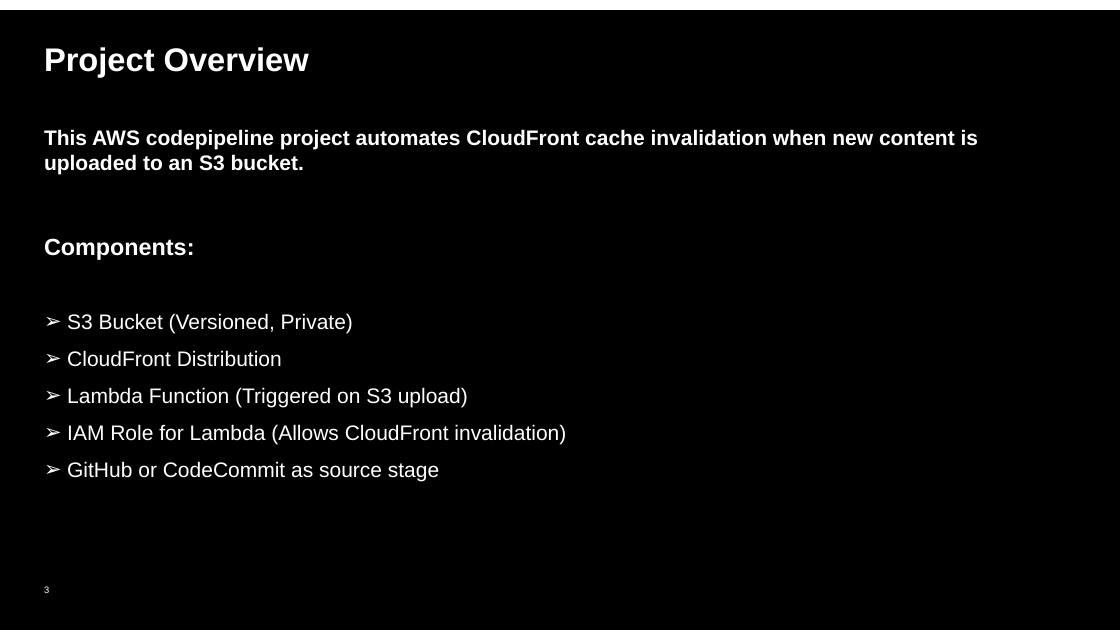
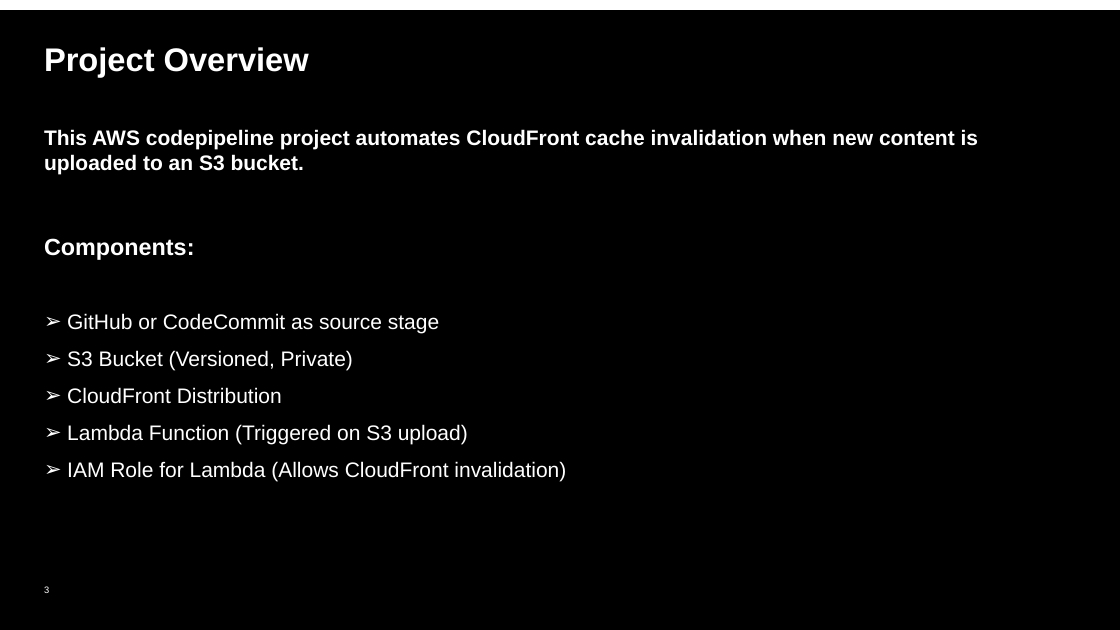
Before and after one commit to deepakrajatech/S3CFInvalidation, a slide deck: slide 3 of Cloudfront_Invalidation.pptx. Drawn at 1120x630 pixels with LibreOffice and Linux fonts; fonts in the diff are those of the drawing; background and template pictures are left out. Boxes give left, top, right and bottom in pixels: in the first picture for what was removed or moved away, otherwise in the second. Text is boxed around its words. In the diff, an @@ line names an element or a change of style, - is before the commit and + after.

```diff
--- a/Cloudfront_Invalidation.pptx
+++ b/Cloudfront_Invalidation.pptx
@@ text at (67,313,439,334): paragraph added @@
+➢ GitHub or CodeCommit as source stage
@@ text at (67,461,439,481): paragraph removed @@
-➢ GitHub or CodeCommit as source stage
```
Also in this commit, not shown: 1 other file.
